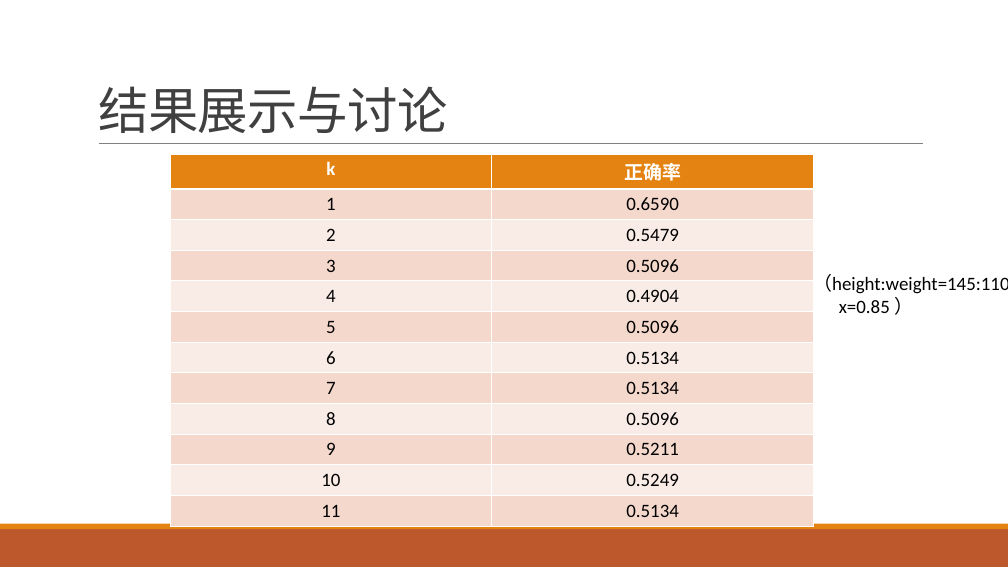
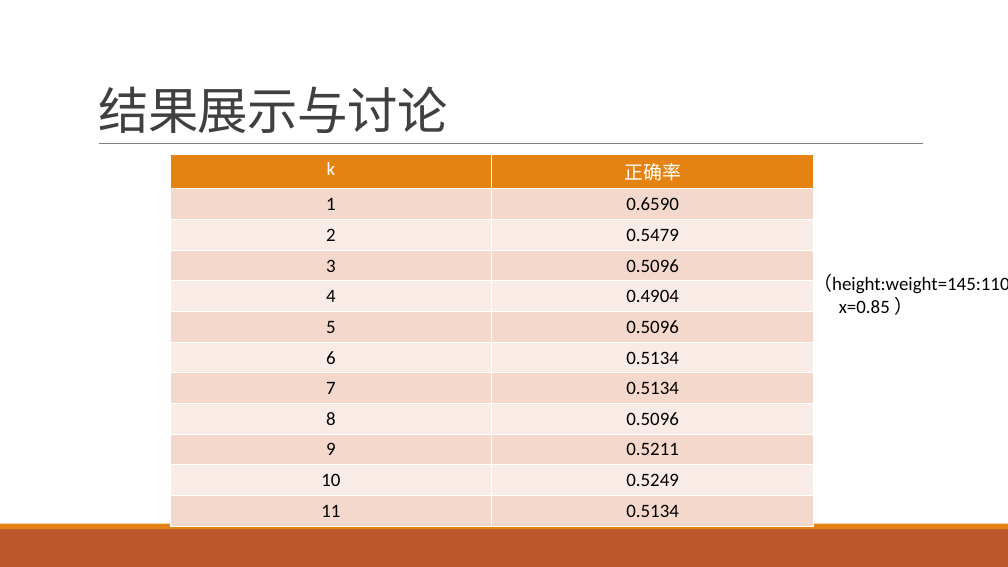
Before and after one commit to Enting-Chen/PCA_KNN, a slide deck: slide 13 of pca.pptx. Drawn at 1008x567 pixels with LibreOffice and Linux fonts; fonts in the diff are those of the drawing. Boxes give left, top, right and bottom in pixels: in the first picture for what was removed or moved away, otherwise in the second. Text is boxed around its words. In the diff, an @@ line names an element or a change of style, - is before the commit and + after.

```diff
--- a/pca.pptx
+++ b/pca.pptx
@@ table at [170, 154, 814, 521] @@
@@ bold off in "k", "正确率" @@
```
Also in this commit, not shown: 8 other slides changed, 1 slide added.
